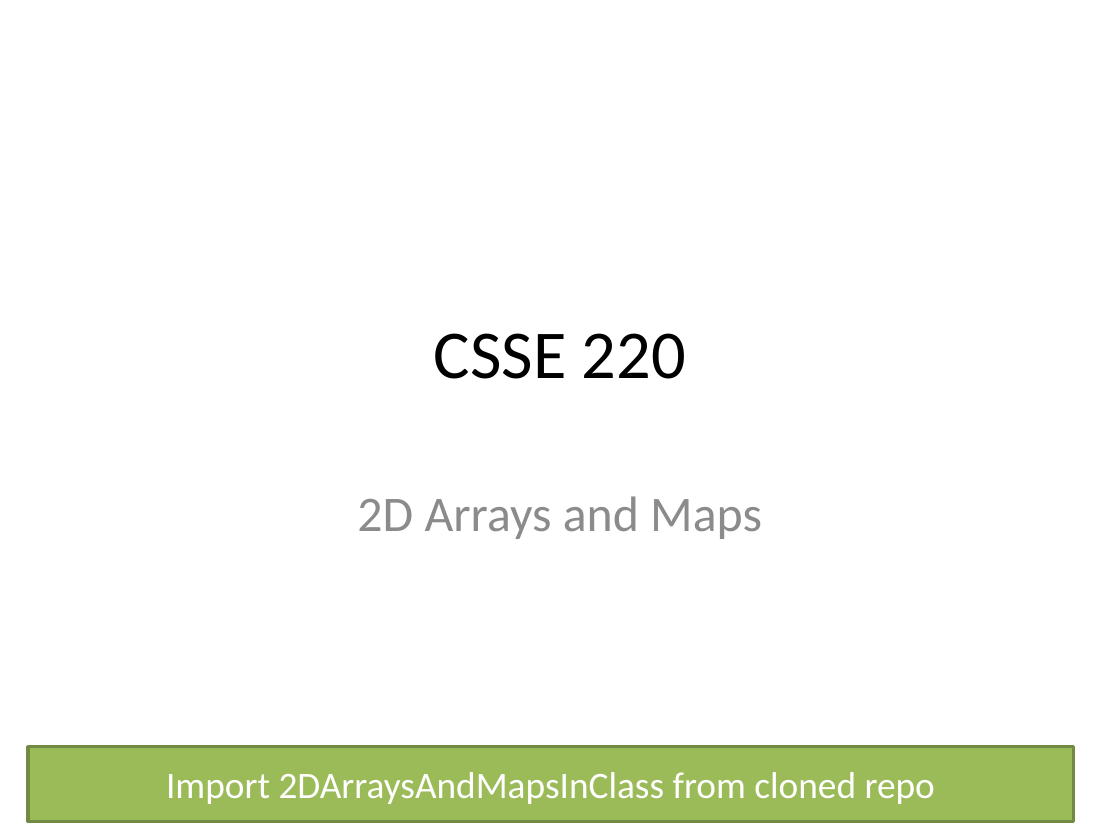
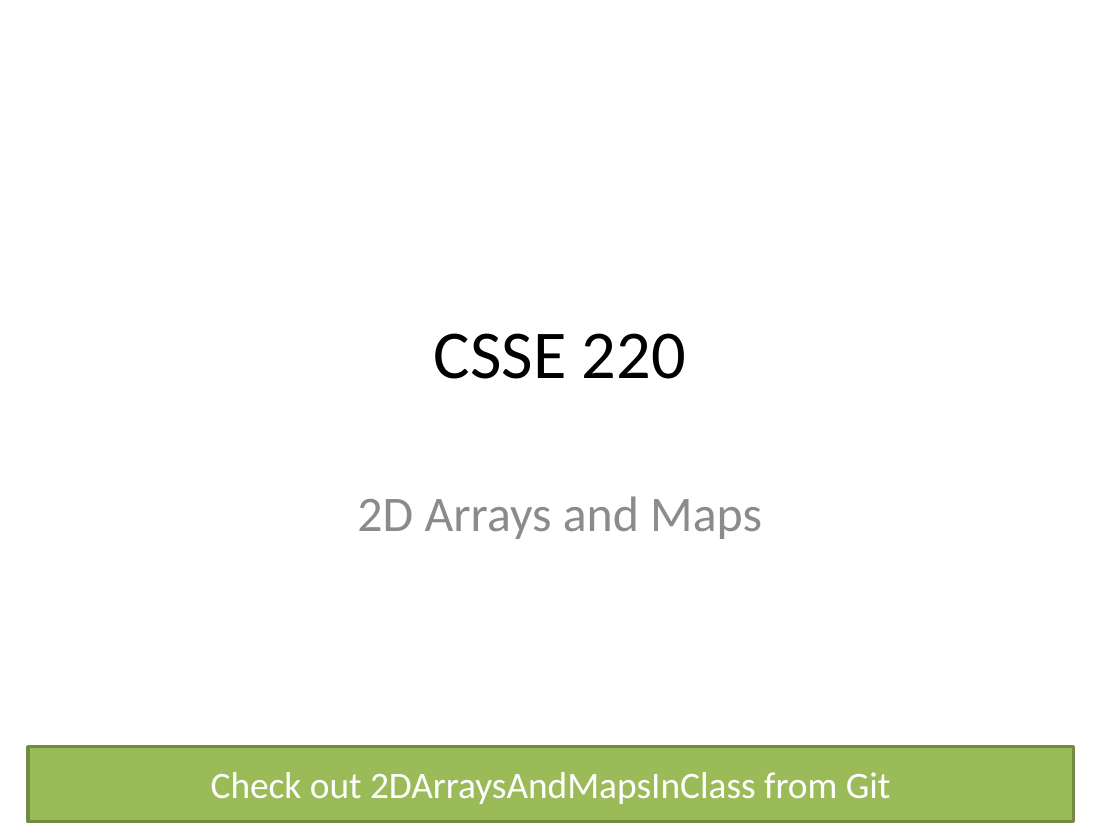
Before and after one commit to RHIT-CSSE/csse220, a slide deck: slide 1 of ClassMaterials/2DArraysAndMaps/Slides/2D Arrays and Maps.pptx. Drawn at 1120x840 pixels with LibreOffice and Linux fonts; fonts in the diff are those of the drawing. Boxes give left, top, right and bottom in pixels: in the first picture for what was removed or moved away, otherwise in the second. Text is boxed around its words. In the diff, an @@ line names an element or a change of style, - is before the commit and + after.

```diff
--- a/ClassMaterials/2DArraysAndMaps/Slides/2D Arrays and Maps.pptx
+++ b/ClassMaterials/2DArraysAndMaps/Slides/2D Arrays and Maps.pptx
@@ text in rectangle at bbox=[211, 772, 891, 804]: text changed @@
-Import 2DArraysAndMapsInClass from cloned repo
+Check out 2DArraysAndMapsInClass from Git
```
Also in this commit, not shown: 14 other slides changed, 5 slides added, 4 slides removed, 5 other files.
